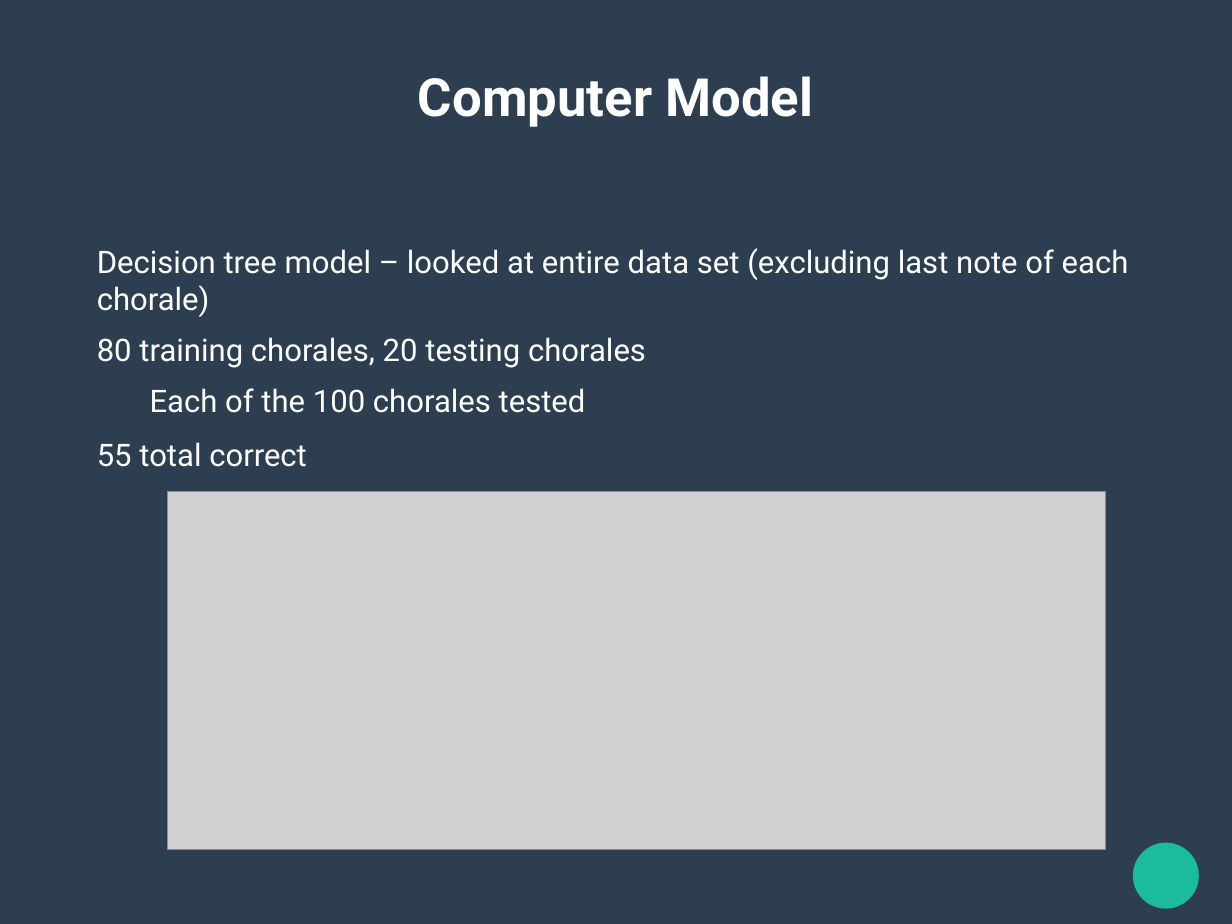
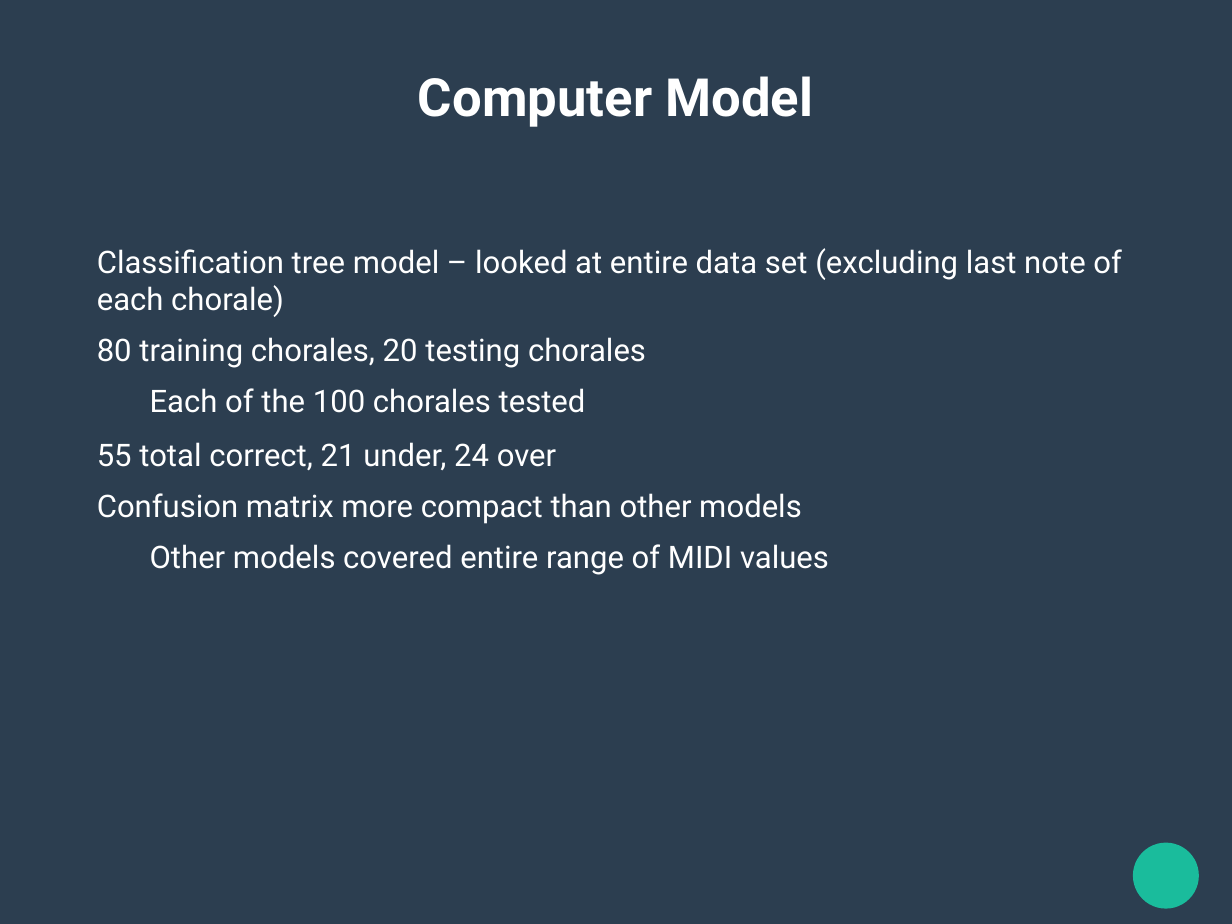
Before and after one commit to nczaban/MathJuniorIS, a slide deck: slide 4 of Presentation.odp (slide 5 before the commit). Drawn at 1232x924 pixels with LibreOffice and Linux fonts; fonts in the diff are those of the drawing; grey boxes stand for pictures. Boxes give left, top, right and bottom in pixels: in the first picture for what was removed or moved away, otherwise in the second. Text is boxed around its words. In the diff, an @@ line names an element or a change of style, - is before the commit and + after.

```diff
--- a/Presentation.odp
+++ b/Presentation.odp
@@ text at bbox=[97, 248, 1122, 317]: text changed @@
-Decision tree model – looked at entire data set (excluding last note of each chorale)
+Classification tree model – looked at entire data set (excluding last note of each chorale)
@@ text at bbox=[97, 442, 829, 575]: text changed @@
-55 total correct
+55 total correct, 21 under, 24 over
+Confusion matrix more compact than other models
+  Other models covered entire range of MIDI values
@@ picture removed at bbox=[168, 492, 1106, 850] @@
```
Also in this commit, not shown: 1 other slide changed, 1 slide added, 1 slide removed, 1 other file.
